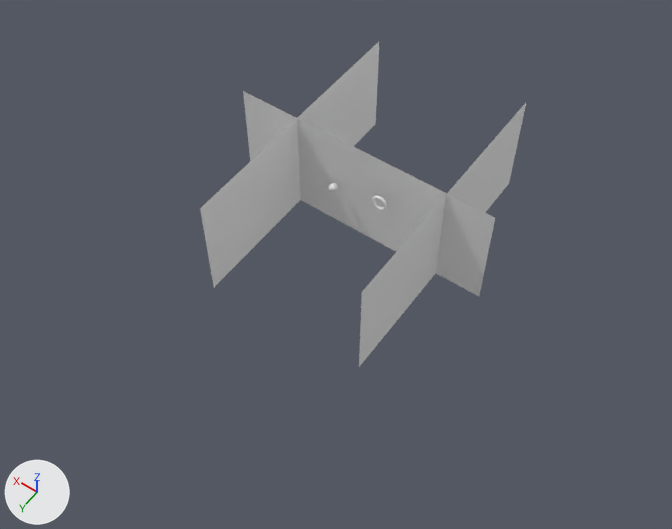
What one commit did to the FBX model Engine/Asset/default.fbx.
Rendered twice from a 50 mm camera at (-37.6, 54.5, 76.2) aimed at (-1.8, 4.5, -2.5). Arrows for +X, +Y and +Z are at lower left; the lights stay in place. Where no turn or scale is listed for an object, it has been applied to the vertices.
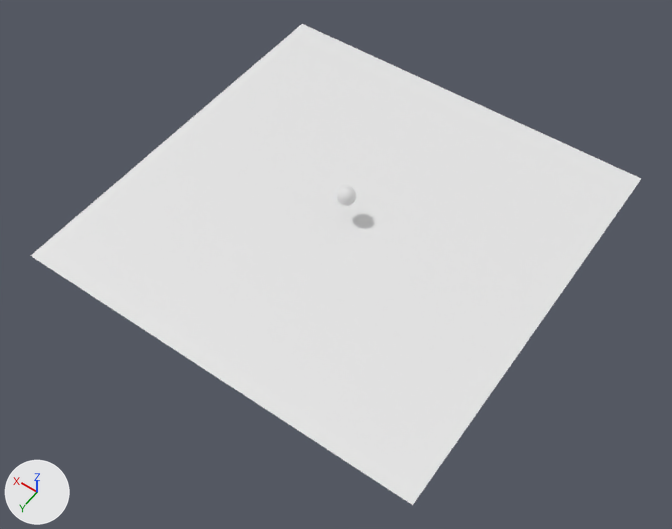
Where the newer file only moved an object's origin or applied its transform, the numbers keep the older frame.

The change, as JSON lines over the scene's bpy script:
```json
{"op": "remove", "block": "ob_torus_002", "code": ["ob_torus_002 = bpy.data.objects.new('Torus.002', me_torus_002)", "ob_torus_002.location = (-3.4, -1.2, 3.2)"]}
{"op": "remove", "block": "ob_plane_001", "code": ["ob_plane_001 = bpy.data.objects.new('Plane.001', me_plane_006)", "ob_plane_001.location = (8.4, -2.7, 1.2)"]}
{"op": "remove", "block": "ob_plane_002", "code": ["ob_plane_002 = bpy.data.objects.new('Plane.002', me_plane_007)", "ob_plane_002.location = (-10.2, -3.6, 1.0)"]}
{"op": "set", "path": "ob_plane.rotation_euler", "old": "(-1.571, 0.0, 0.0)", "new": "(0.0, 0.0, 0.0)", "note": "degrees (-90, 0, 0) -> degrees (0, 0, 0)"}
{"op": "set", "path": "ob_plane.location", "old": "(0.0, -2.7, 1.2)", "new": "(0.0, 0.0, 0.0)"}
{"op": "set", "path": "ob_plane.scale", "old": "(15.7, 6.49, 6.49)", "new": "(23.7, 23.7, 23.7)"}
```

Pixel boxes [x1, y1, x2, y2] of what changed, in the pictures (672 x 529 px):
```json
{"object": "Plane", "change": "moved, rescaled, turned", "before": [243, 91, 495, 296], "after": [31, 24, 641, 505]}
{"object": "Plane.001", "change": "deleted", "before": [200, 42, 379, 287]}
{"object": "Plane.002", "change": "deleted", "before": [359, 103, 526, 367]}
{"object": "Torus.002", "change": "deleted", "before": [372, 195, 387, 210]}
```
